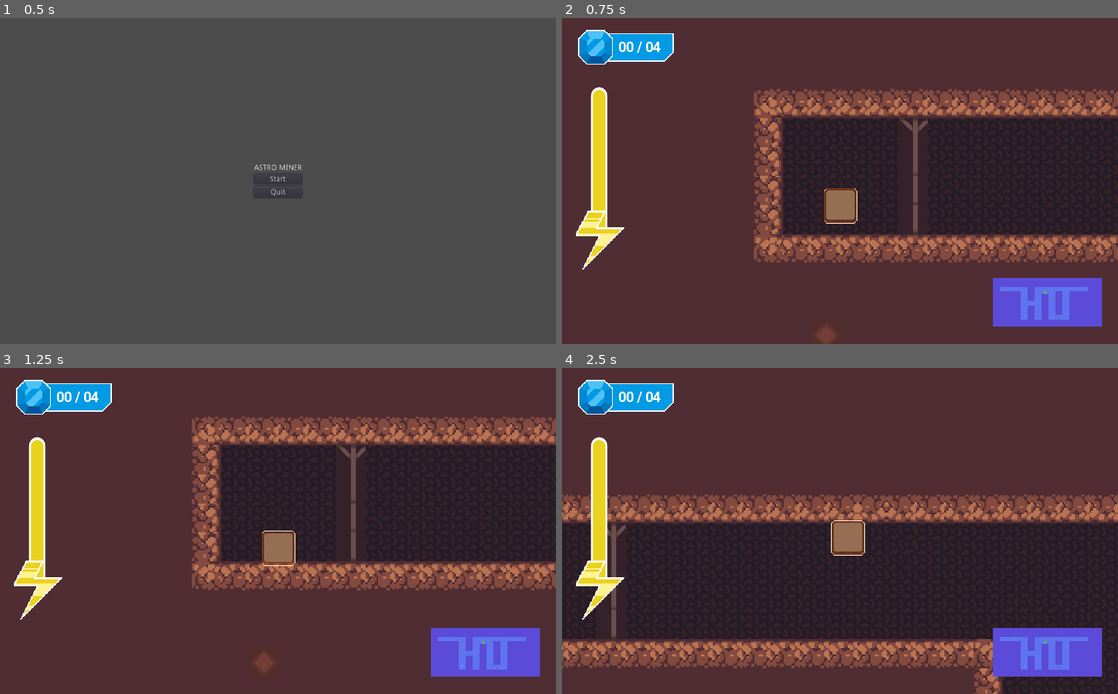
Above: before the commit, frames 1-4 (two rows, left to right).
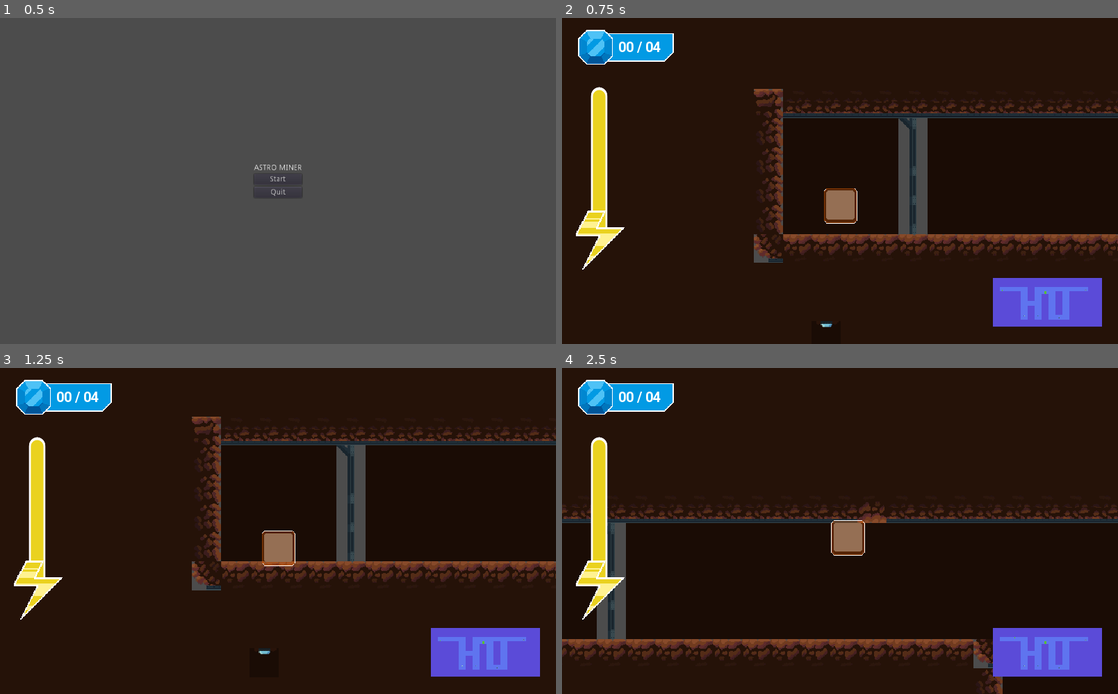
Above: after the commit, the same moments.

Repository: JPabloMF/astrominer-game
Game: Godot game, scene res://scenes/UI/StartMenu.tscn
Two runs of this game, one before a commit and one after it. Both use one fixed random seed, a clock stepped at 60 frames per second and the inputs below.
Inputs:
- Up to frame 1 (0.5 s): no input
- Up to frame 2 (0.75 s): click "Start" at 0.5 s
- Up to frame 3 (1.25 s): no input
- Up to frame 4 (2.5 s): tap Enter at 1.25 s; hold Right (ui_right) from 1.28 s (still down); tap Z (ui_up) at 1.52, 2.27 s

Frame 1 is identical in both runs. In frame 2, 93% of the frame differs, in the area x 0-100%, y 0-100%; in frame 3, 93%; in frame 4, 93%.

Commit message:
Main tileset

Diff:
--- a/tilesets/Tileset.tres
+++ b/tilesets/Tileset.tres
@@ -42,6 +42,12 @@
 frame_6/delay_sec = 0.0
 frame_7/texture = ExtResource( 16 )
 frame_7/delay_sec = 0.0
+
+[sub_resource type="RectangleShape2D" id=4]
+extents = Vector2( 16.0001, 16 )
+
+[sub_resource type="RectangleShape2D" id=5]
+extents = Vector2( 15.9999, 16 )
 
 [resource]
 0/name = "cornerTopLeft"
@@ -744,3 +750,129 @@
 43/shape_one_way_margin = 0.0
 43/shapes = [  ]
 43/z_index = 0
+44/name = "backPilar"
+44/texture = ExtResource( 1 )
+44/tex_offset = Vector2( 0, 0 )
+44/modulate = Color( 1, 1, 1, 1 )
+44/region = Rect2( 224, 0, 32, 32 )
+44/tile_mode = 0
+44/occluder_offset = Vector2( 16, 16 )
+44/navigation_offset = Vector2( 16, 16 )
+44/shape_offset = Vector2( 0, 0 )
+44/shape_transform = Transform2D( 1, 0, 0, 1, 0, 0 )
+44/shape_one_way = false
+44/shape_one_way_margin = 0.0
+44/shapes = [  ]
+44/z_index = 0
+45/name = "backPilarBase"
+45/texture = ExtResource( 1 )
+45/tex_offset = Vector2( 0, 0 )
+45/modulate = Color( 1, 1, 1, 1 )
+45/region = Rect2( 224, 32, 32, 32 )
+45/tile_mode = 0
+45/occluder_offset = Vector2( 16, 16 )
+45/navigation_offset = Vector2( 16, 16 )
+45/shape_offset = Vector2( 0, 0 )
+45/shape_transform = Transform2D( 1, 0, 0, 1, 0, 0 )
+45/shape_one_way = false
+45/shape_one_way_margin = 0.0
+45/shapes = [  ]
+45/z_index = 0
+46/name = "frontpilar"
+46/texture = ExtResource( 1 )
+46/tex_offset = Vector2( 0, 0 )
+46/modulate = Color( 1, 1, 1, 1 )
+46/region = Rect2( 256, 32, 32, 32 )
+46/tile_mode = 0
+46/occluder_offset = Vector2( 16, 16 )
+46/navigation_offset = Vector2( 16, 16 )
+46/shape_offset = Vector2( 0, 0 )
+46/shape_transform = Transform2D( 1, 0, 0, 1, 0, 0 )
+46/shape_one_way = false
+46/shape_one_way_margin = 0.0
+46/shapes = [  ]
+46/z_index = 5
+47/name = "frontpilarBase"
+47/texture = ExtResource( 1 )
+47/tex_offset = Vector2( 0, 0 )
+47/modulate = Color( 1, 1, 1, 1 )
+47/region = Rect2( 256, 0, 32, 32 )
+47/tile_mode = 0
+47/occluder_offset = Vector2( 16, 16 )
+47/navigation_offset = Vector2( 16, 16 )
+47/shape_offset = Vector2( 0, 0 )
+47/shape_transform = Transform2D( 1, 0, 0, 1, 0, 0 )
+47/shape_one_way = false
+47/shape_one_way_margin = 0.0
+47/shapes = [  ]
+47/z_index = 5
+48/name = "bottomgrass2"
+48/texture = ExtResource( 1 )
+48/tex_offset = Vector2( 0, 0 )
+48/modulate = Color( 1, 1, 1, 1 )
+48/region = Rect2( 224, 64, 32, 32 )
+48/tile_mode = 0
+48/occluder_offset = Vector2( 16, 16 )
+48/navigation_offset = Vector2( 16, 16 )
+48/shape_offset = Vector2( 16, 16 )
+48/shape_transform = Transform2D( 1, 0, 0, 1, 16, 16 )
+48/shape = SubResource( 4 )
+48/shape_one_way = false
+48/shape_one_way_margin = 1.0
+48/shapes = [ {
+"autotile_coord": Vector2( 0, 0 ),
+"one_way": false,
+"one_way_margin": 1.0,
+"shape": SubResource( 4 ),
+"shape_transform": Transform2D( 1, 0, 0, 1, 16, 16 )
+} ]
+48/z_index = 0
+49/name = "bottomgrass"
+49/texture = ExtResource( 1 )
+49/tex_offset = Vector2( 0, 0 )
+49/modulate = Color( 1, 1, 1, 1 )
+49/region = Rect2( 256, 64, 32, 32 )
+49/tile_mode = 0
+49/occluder_offset = Vector2( 16, 16 )
+49/navigation_offset = Vector2( 16, 16 )
+49/shape_offset = Vector2( 16, 16 )
+49/shape_transform = Transform2D( 1, 0, 0, 1, 16, 16 )
+49/shape = SubResource( 5 )
+49/shape_one_way = false
+49/shape_one_way_margin = 1.0
+49/shapes = [ {
+"autotile_coord": Vector2( 0, 0 ),
+"one_way": false,
+"one_way_margin": 1.0,
+"shape": SubResource( 5 ),
+"shape_transform": Transform2D( 1, 0, 0, 1, 16, 16 )
+} ]
+49/z_index = 0
+50/name = "rock"
+50/texture = ExtResource( 1 )
+50/tex_offset = Vector2( 0, 0 )
+50/modulate = Color( 1, 1, 1, 1 )
+50/region = Rect2( 288, 0, 32, 32 )
+50/tile_mode = 0
+50/occluder_offset = Vector2( 16, 16 )
+50/navigation_offset = Vector2( 16, 16 )
+50/shape_offset = Vector2( 0, 0 )
+50/shape_transform = Transform2D( 1, 0, 0, 1, 0, 0 )
+50/shape_one_way = false
+50/shape_one_way_margin = 0.0
+50/shapes = [  ]
+50/z_index = 5
+51/name = "wallLamp"
+51/texture = ExtResource( 1 )
+51/tex_offset = Vector2( 0, 0 )
+51/modulate = Color( 1, 1, 1, 1 )
+51/region = Rect2( 288, 32, 32, 32 )
+51/tile_mode = 0
+51/occluder_offset = Vector2( 16, 16 )
+51/navigation_offset = Vector2( 16, 16 )
+51/shape_offset = Vector2( 0, 0 )
+51/shape_transform = Transform2D( 1, 0, 0, 1, 0, 0 )
+51/shape_one_way = false
+51/shape_one_way_margin = 0.0
+51/shapes = [  ]
+51/z_index = 0
--- a/tilesets/Tileset.tscn
+++ b/tilesets/Tileset.tscn
@@ -13,7 +13,13 @@
 [sub_resource type="RectangleShape2D" id=1]
 extents = Vector2( 32, 32 )
 
-[sub_resource type="AnimatedTexture" id=2]
+[sub_resource type="RectangleShape2D" id=5]
+extents = Vector2( 16.0001, 16 )
+
+[sub_resource type="RectangleShape2D" id=3]
+extents = Vector2( 15.9999, 16 )
+
+[sub_resource type="AnimatedTexture" id=4]
 frames = 8
 fps = 12.6
 frame_0/texture = ExtResource( 4 )
@@ -230,45 +236,70 @@
 region_enabled = true
 region_rect = Rect2( 192, 64, 32, 32 )
 
-[node name="insideRock" type="Sprite" parent="."]
+[node name="backPilar" type="Sprite" parent="."]
 position = Vector2( 812.073, -6.17519 )
 texture = ExtResource( 1 )
 region_enabled = true
 region_rect = Rect2( 224, 0, 32, 32 )
 
-[node name="insideRock2" type="Sprite" parent="."]
+[node name="backPilarBase" type="Sprite" parent="."]
 position = Vector2( 810.884, 129.394 )
 texture = ExtResource( 1 )
 region_enabled = true
 region_rect = Rect2( 224, 32, 32, 32 )
 
-[node name="insideRock3" type="Sprite" parent="."]
-position = Vector2( 812.668, 212.639 )
+[node name="bottomgrass2" type="Sprite" parent="."]
+position = Vector2( 816, 208 )
 texture = ExtResource( 1 )
 region_enabled = true
 region_rect = Rect2( 224, 64, 32, 32 )
 
-[node name="insideBottom" type="Sprite" parent="."]
-position = Vector2( 896.507, -5.58058 )
+[node name="StaticBody2D" type="StaticBody2D" parent="bottomgrass2"]
+
+[node name="CollisionShape2D" type="CollisionShape2D" parent="bottomgrass2/StaticBody2D"]
+shape = SubResource( 5 )
+
+[node name="bottomgrass" type="Sprite" parent="."]
+position = Vector2( 896, 0 )
 texture = ExtResource( 1 )
 region_enabled = true
 region_rect = Rect2( 256, 64, 32, 32 )
 
-[node name="pilar" type="Sprite" parent="."]
+[node name="StaticBody2D" type="StaticBody2D" parent="bottomgrass"]
+
+[node name="CollisionShape2D" type="CollisionShape2D" parent="bottomgrass/StaticBody2D"]
+shape = SubResource( 3 )
+
+[node name="frontpilar" type="Sprite" parent="."]
 position = Vector2( 894.617, 126.081 )
+z_index = 5
 texture = ExtResource( 1 )
 region_enabled = true
 region_rect = Rect2( 256, 32, 32, 32 )
 
-[node name="pilarBase" type="Sprite" parent="."]
+[node name="frontpilarBase" type="Sprite" parent="."]
 position = Vector2( 893.823, 211.007 )
+z_index = 5
 texture = ExtResource( 1 )
 region_enabled = true
 region_rect = Rect2( 256, 0, 32, 32 )
+
+[node name="rock" type="Sprite" parent="."]
+position = Vector2( 960, 208 )
+z_index = 5
+texture = ExtResource( 1 )
+region_enabled = true
+region_rect = Rect2( 288, 0, 32, 32 )
+
+[node name="wallLamp" type="Sprite" parent="."]
+position = Vector2( 1024, 208 )
+texture = ExtResource( 1 )
+region_enabled = true
+region_rect = Rect2( 288, 32, 32, 32 )
 
 [node name="Acid" type="Sprite" parent="."]
 position = Vector2( 896, 320 )
 scale = Vector2( 2, 2 )
-texture = SubResource( 2 )
+texture = SubResource( 4 )
 region_enabled = true
 region_rect = Rect2( 0, 0, 64, 64 )
Not shown: 1 places in tilesets/Tileset.tres that only renumber resources
Not shown: 1 places in tilesets/Tileset.tscn that only renumber resources
Binary file changed: tilesets/TilesetTestAstroMiner.png
